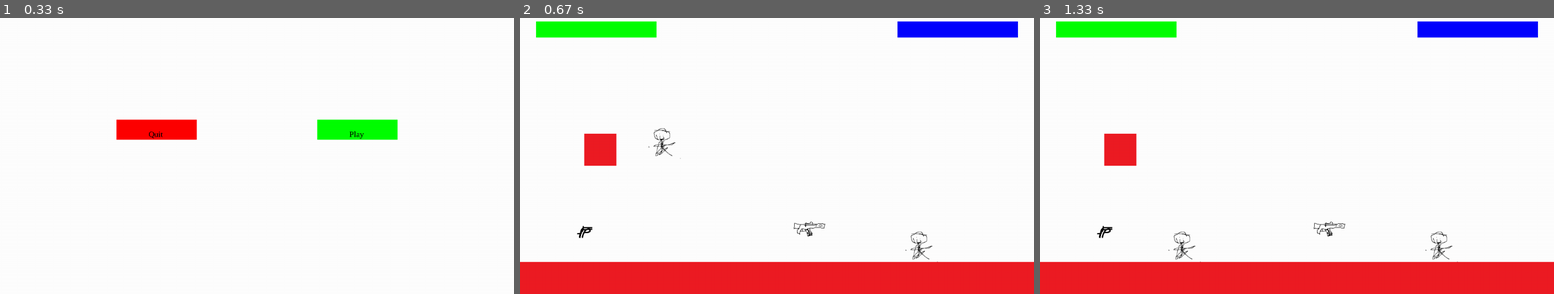
Above: before the commit, frames 1-3 (left to right).
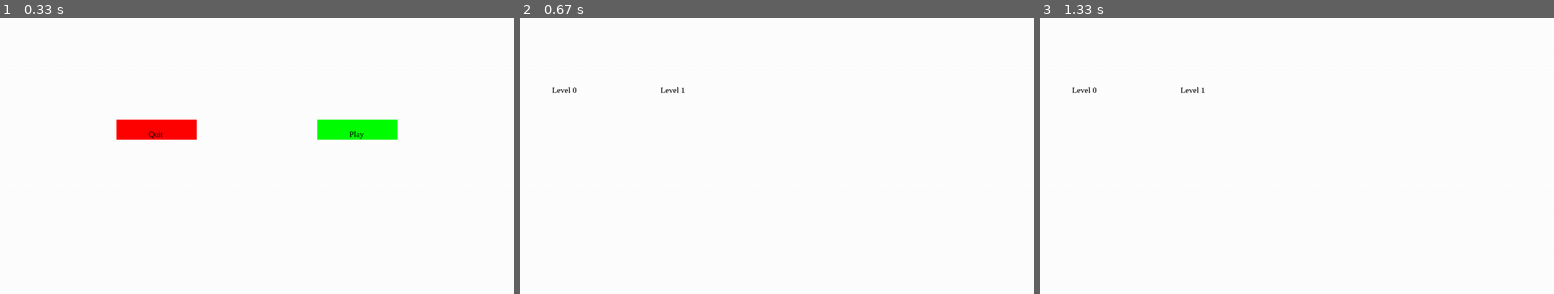
Above: after the commit, the same moments.

Repository: Me07111/Pygame-Platformer
Game: pygame game, started from Code/main.py
The game is run twice, just before and just after one commit, with the same random seed, the same clock (stepped at 60 frames per second) and the same inputs.
Inputs:
- Up to frame 1 (0.33 s): no input
- Up to frame 2 (0.67 s): click "Play" at 0.38 s
- Up to frame 3 (1.33 s): no input

Frame 1 is identical in both runs. In frame 2, 16% of the frame differs, in the area x 0-100%, y 1-100%; in frame 3, 16%.

Commit message:
made levle select that doesnt work

Diff:
--- a/Code/button.py
+++ b/Code/button.py
@@ -1,6 +1,6 @@
 import pygame
 from config import renderText
-class Button():
+class Button:
     def __init__(self,pos,size,text,color = pygame.Color(255,255,255),textSize = 20,textColor = pygame.Color(0,0,0),hoveredColor = pygame.Color(0,0,0,50),pressedColor = pygame.Color(0,0,0)):
         super().__init__()
         self.rect = pygame.Rect(pos,size)
--- a/Code/config.py
+++ b/Code/config.py
@@ -5,7 +5,18 @@
     ["o","o","o","o","o","o","o","o","o","o","o","o","o","o","o","o"],
     ["o","o","o","o","o","o","o","o","o","o","o","o","o","o","o","o"],
     ["o","o","o","o","P","o","o","o","o","o","o","o","o","o","o","o"],
-    ["o","o","x","o","o","o","o","o","o","o","o","o","o","o","o","o"],
+    ["o","o","o","o","o","o","o","o","o","o","o","o","o","o","o","o"],
+    ["o","o","o","o","o","o","o","o","o","o","o","o","o","o","o","o"],
+    ["o","o","o","o","o","o","o","o","o","o","o","o","o","o","o","o"],
+    ["o","o","w0","o","o","o","o","o","o","w1","o","o","P","o","o","o"],
+    ["x","x","x","x","x","x","x","x","x","x","x","x","x","x","x","x"]
+    ],
+    [
+    ["o","o","o","o","o","o","o","o","o","o","o","o","o","o","o","o"],
+    ["o","o","o","o","o","o","o","o","o","o","o","o","o","o","o","o"],
+    ["o","o","o","o","o","o","o","o","o","o","o","o","o","o","o","o"],
+    ["o","o","o","o","P","x","o","o","o","o","o","o","o","o","o","o"],
+    ["o","o","x","x","x","o","o","o","o","o","o","o","o","o","o","o"],
     ["o","o","o","o","o","o","o","o","o","o","o","o","o","o","o","o"],
     ["o","o","o","o","o","o","o","o","o","o","o","o","o","o","o","o"],
     ["o","o","w0","o","o","o","o","o","o","w1","o","o","P","o","o","o"],
--- /dev/null
+++ b/Code/levelSelct.py
@@ -0,0 +1,19 @@
+from level import Level
+from button import Button
+class LevelSelect:
+    def __init__(self,screen,width,height,clock,playerCount):
+        self.screen = screen
+        self.levels = [
+            Level(screen,width,height,25,clock,playerCount,0),
+            Level(screen,width,height,25,clock,playerCount,1)
+        ]
+        self.buttons = []
+        for i in range(len(self.levels)):
+            button = Button((100 + 270*i,200),(200,50),f"Level {i}")
+            self.buttons.append(button)
+
+    def update(self,delta,gametime,levelHandler):
+        for i in range(len(self.buttons)):
+            button = self.buttons[i]
+            if(button.update(self.screen)):
+                levelHandler.setLevel(Level)
--- a/Code/levelhandler.py
+++ b/Code/levelhandler.py
@@ -1,5 +1,5 @@
 import pygame
-class LevelHandler():
+class LevelHandler:
     def __init__(self,menu):
         self.mainMenu = menu
         self.currentLevel = menu
--- a/Code/mainMenu.py
+++ b/Code/mainMenu.py
@@ -1,7 +1,7 @@
 import pygame
-from level import Level
 from button import Button
-class MainMenu():
+from levelSelct import LevelSelect
+class MainMenu:
     def __init__(self,screen,width,height,clock):
         self.quit = Button((width/2-200-50,height/2-50),(200,50),"Quit",pygame.Color(255,0,0),20,pygame.Color(0,0,0))
         self.play = Button((width/2 + 250,height/2-50),(200,50),"Play",pygame.Color(0,255,0),20,pygame.Color(0,0,0))
@@ -9,10 +9,10 @@
         self.width = width
         self.height = height
         self.clock = clock
+        self.playerCount = 2
 
     def update(self,delta,gametime,levelHandler):
         if(self.quit.update(self.screen)):
-            #pygame.quit()
-            pass
+            pygame.quit()
         if(self.play.update(self.screen)):
-            levelHandler.setLevel(Level(self.screen,self.width,self.height,25,self.clock,2,0))
+            levelHandler.setLevel(LevelSelect(self.screen,self.width,self.height,self.clock,self.playerCount))
--- a/Code/ui.py
+++ b/Code/ui.py
@@ -1,6 +1,6 @@
 from config import healthBarColors,healthBarPoses,healthBarSize,weaponUiPoses,weaponUitextSize,uiFontType
 import pygame
-class Ui():
+class Ui:
     def __init__(self,screen):
         self.screen = screen
 
